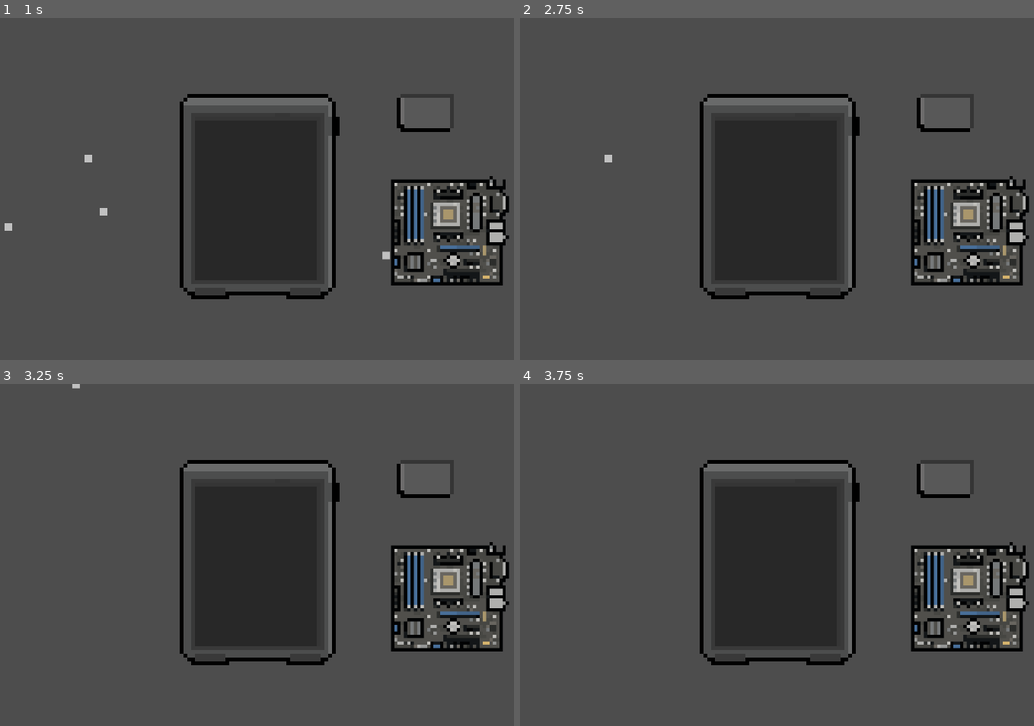
Above: before the commit, frames 1-4 (two rows, left to right).
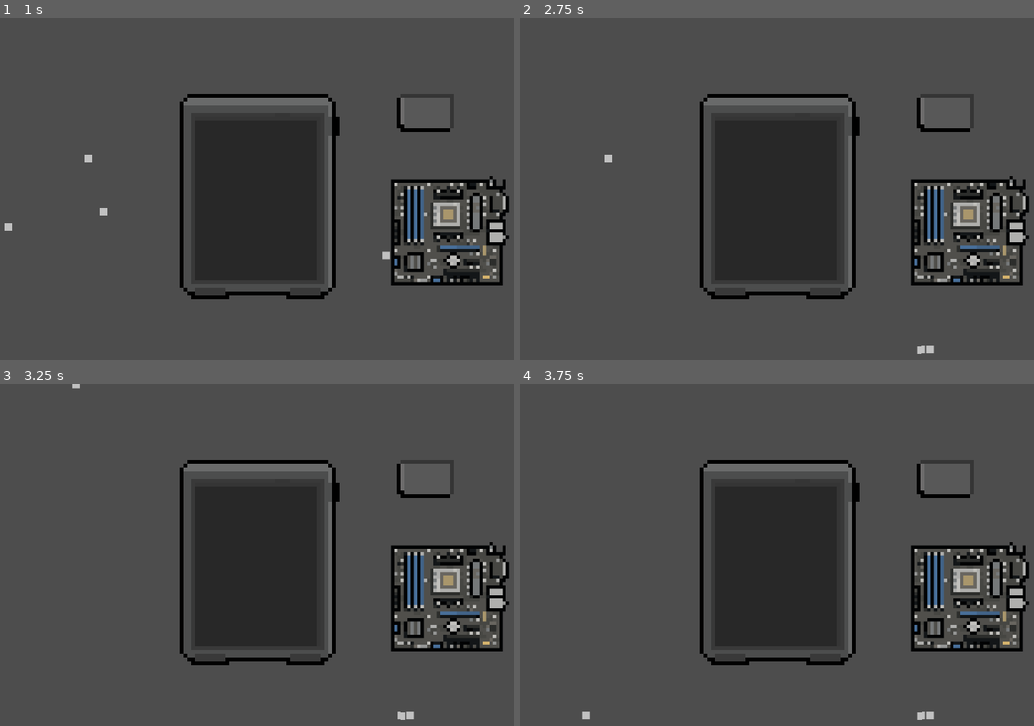
Above: after the commit, the same moments.

Repository: Raikosuu/Full-Tech-Panic_Public
Game: Godot game, scene res://scenes/minigame_1_v_2.tscn
Two runs of this game, one before a commit and one after it. Both use one fixed random seed, a clock stepped at 60 frames per second and the inputs below. This scene is started directly instead of the project's main scene.
Inputs (mouse positions are in pixels of both pictures, inside the frame that each line leads up to):
- Up to frame 1 (1 s): tap Enter at 0.5 s; drag from (82, 267) to (257, 199) at 0.52 s
- Up to frame 2 (2.75 s): drag from (622, 212) to (777, 199) at 1.27 s; move the mouse to (530, 226) at 2.02 s; hold D (move_right) from 2.03 s (still down); click (530, 226) at 2.17 s
- Up to frame 3 (3.25 s): release D (move_right) at 2.75 s; drag from (87, 524) to (298, 496) at 2.77 s
- Up to frame 4 (3.75 s): tap Space at 3.5 s; move the mouse to (962, 606) at 3.52 s; hold A (move_left) from 3.53 s (still down)

Frame 1 is identical in both runs. In frame 2, less than 0.1% of the frame differs, in the area x 77-81%, y 95-99%; in frame 3, less than 0.1%; in frame 4, 0.1%, in the area x 12-81%, y 95-99%.

Commit message:
added the ESD mat
made with collision shape 2d that is set to have a world boundary shape.

Diff:
--- a/scenes/minigame_1_v_2.tscn
+++ b/scenes/minigame_1_v_2.tscn
@@ -7,6 +7,8 @@
 [ext_resource type="PackedScene" uid="uid://bhph80goxwfn5" path="res://scenes/snap_zone.tscn" id="4_cn6rf"]
 [ext_resource type="Script" uid="uid://mxawbst031b8" path="res://scripts/BATTERYscript.gd" id="5_fpq7e"]
 [ext_resource type="PackedScene" uid="uid://ccxttvxg0gs8" path="res://scenes/screws.tscn" id="7_s6qws"]
+
+[sub_resource type="WorldBoundaryShape2D" id="WorldBoundaryShape2D_s6qws"]
 
 [node name="Minigame1_v2" type="Node2D"]
 
@@ -49,3 +51,9 @@
 
 [node name="Screws4" parent="Screws" instance=ExtResource("7_s6qws")]
 position = Vector2(-45, -8)
+
+[node name="ESD Mat" type="StaticBody2D" parent="."]
+
+[node name="CollisionShape2D" type="CollisionShape2D" parent="ESD Mat"]
+position = Vector2(0, 43)
+shape = SubResource("WorldBoundaryShape2D_s6qws")
Not shown: 1 places in scenes/minigame_1_v_2.tscn that only renumber resources
